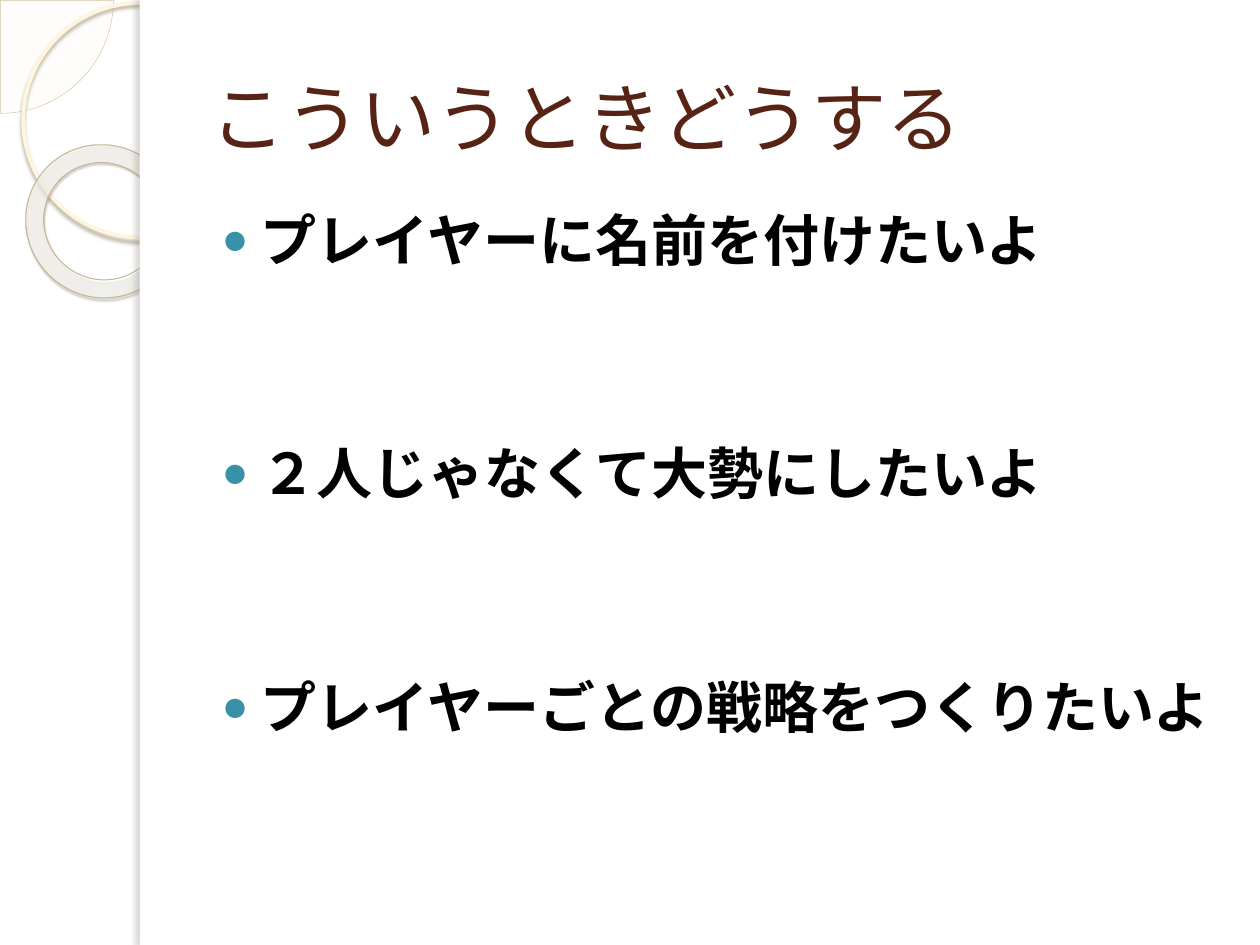
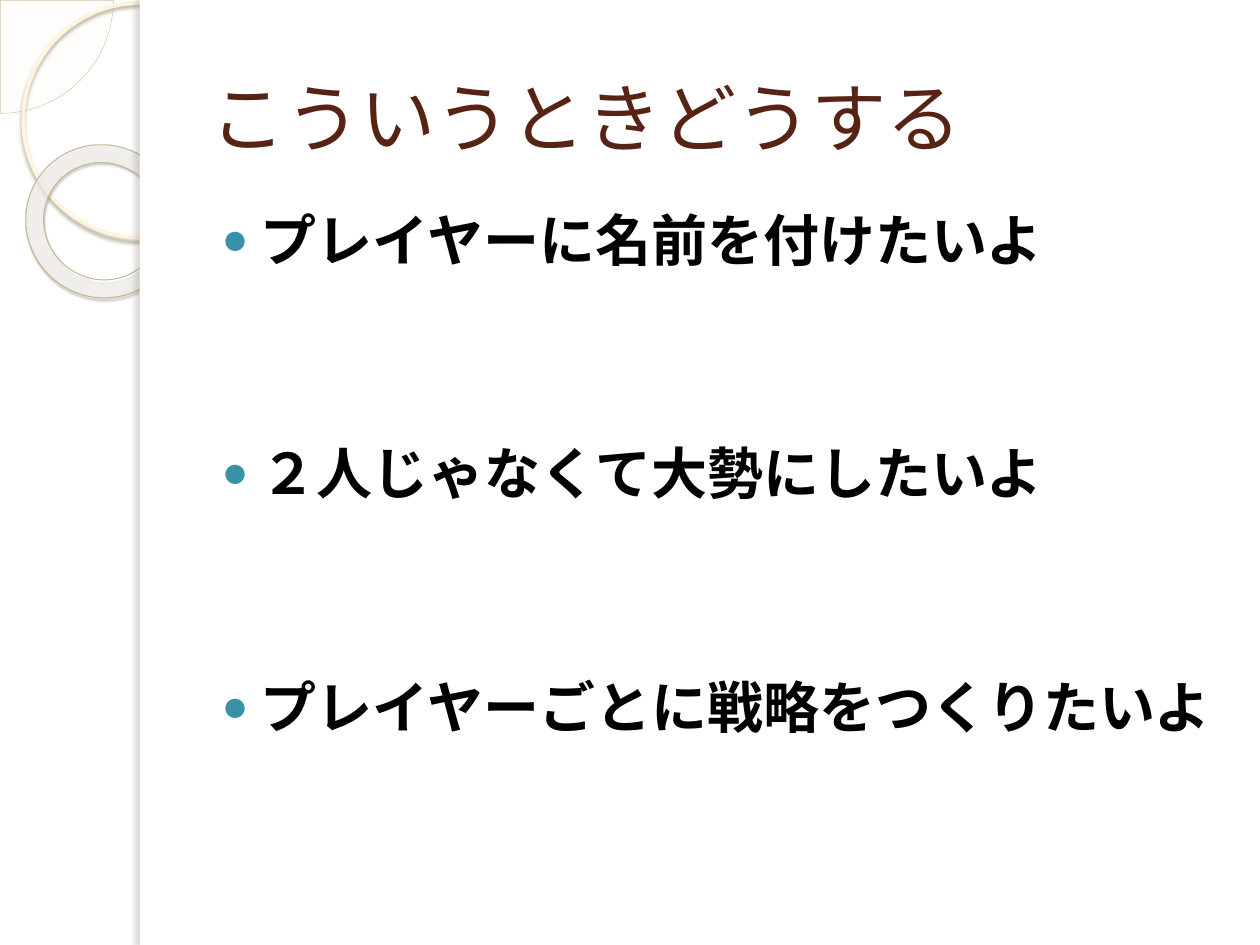
Before and after one commit to yuridonus/FEstudy, a slide deck: slide 11 of objectStudy.pptx. Drawn at 1260x945 pixels with LibreOffice and Linux fonts; fonts in the diff are those of the drawing; background and template pictures are left out. Boxes give left, top, right and bottom in pixels: in the first picture for what was removed or moved away, otherwise in the second. Text is boxed around its words. In the diff, an @@ line names an element or a change of style, - is before the commit and + after.

```diff
--- a/objectStudy.pptx
+++ b/objectStudy.pptx
@@ text at (x1=261, y1=679, x2=1211, y2=733): text changed @@
-● プレイヤーごとの戦略をつくりたいよ
+● プレイヤーごとに戦略をつくりたいよ
```
Also in this commit, not shown: 12 other slides changed, 15 slides added, 5 slides removed.
